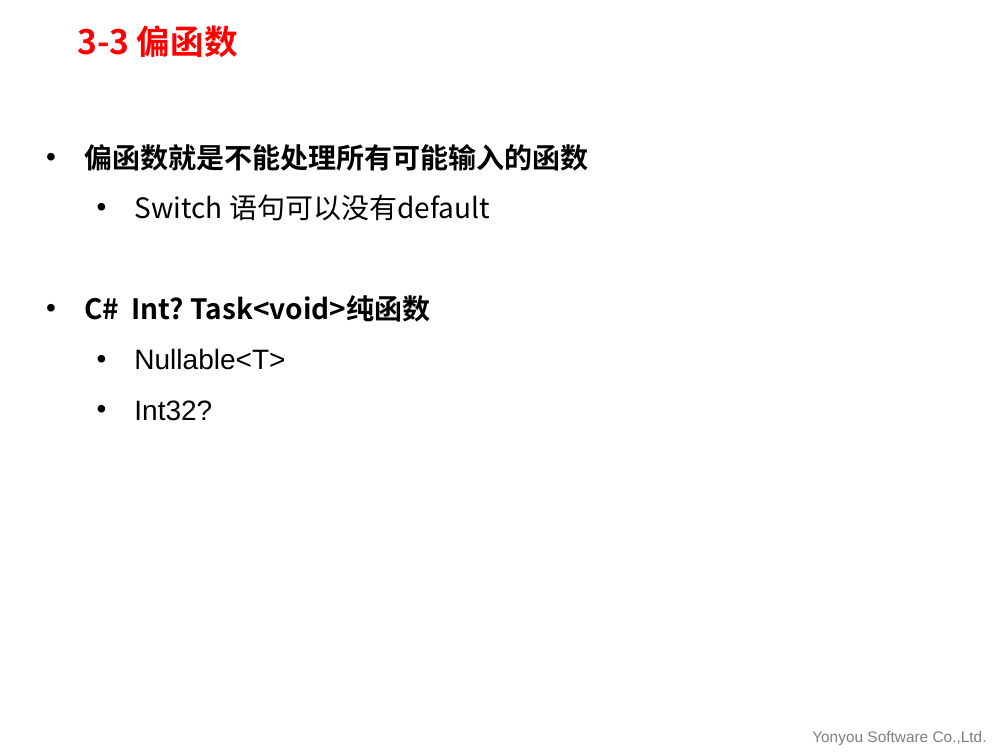
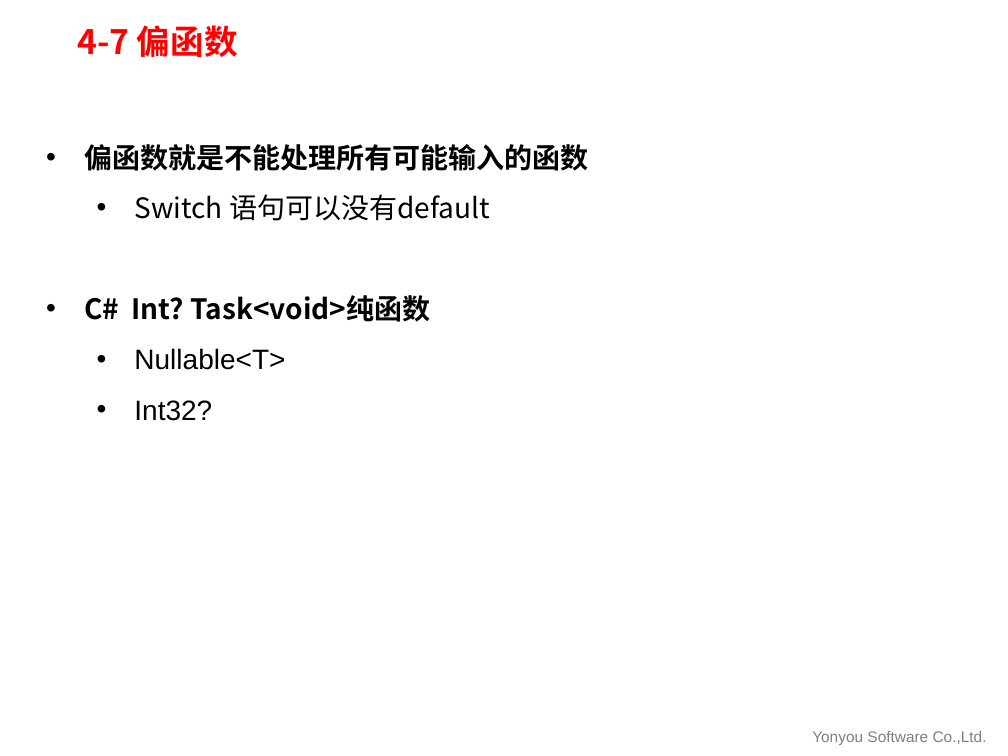
Before and after one commit to U8PLAT/Functional-programming-and-parallel-computing, a slide deck: slide 17 of 函数式语言与并行计算.pptx. Drawn at 1008x756 pixels with LibreOffice and Linux fonts; fonts in the diff are those of the drawing; background and template pictures are left out. Boxes give left, top, right and bottom in pixels: in the first picture for what was removed or moved away, otherwise in the second. Text is boxed around its words. In the diff, an @@ line names an element or a change of style, - is before the commit and + after.

```diff
--- a/函数式语言与并行计算.pptx
+++ b/函数式语言与并行计算.pptx
@@ title at box(77, 25, 238, 57): text changed @@
-3-3 偏函数
+4-7 偏函数
```
Also in this commit, not shown: 16 other slides changed.
